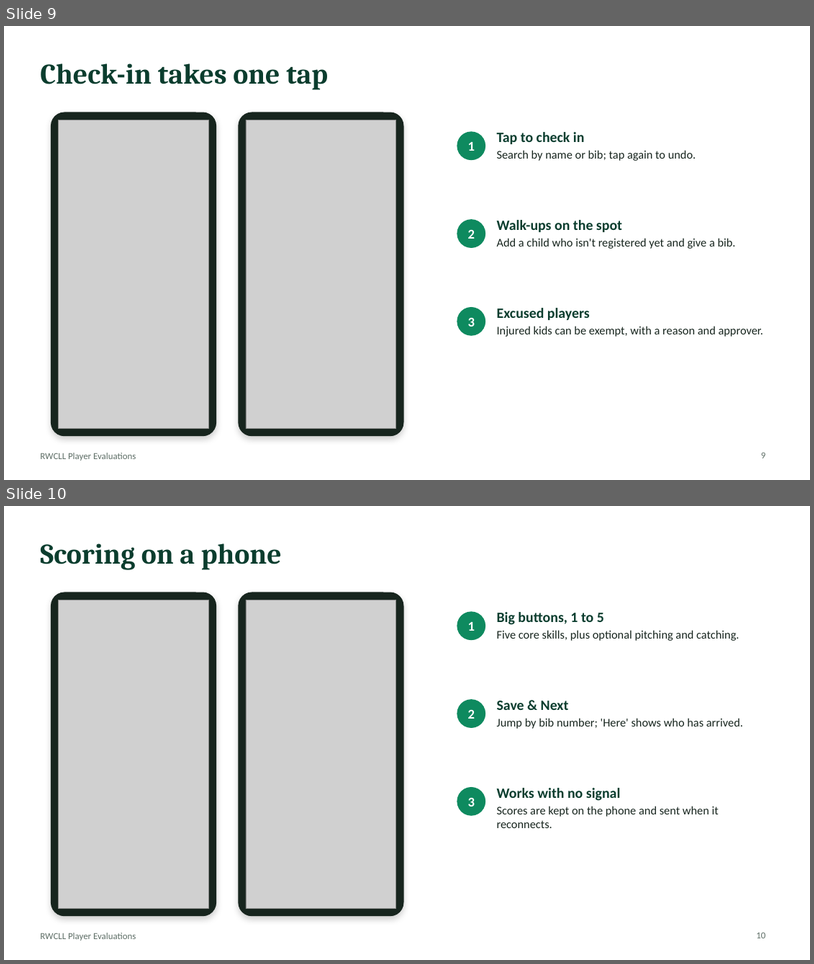
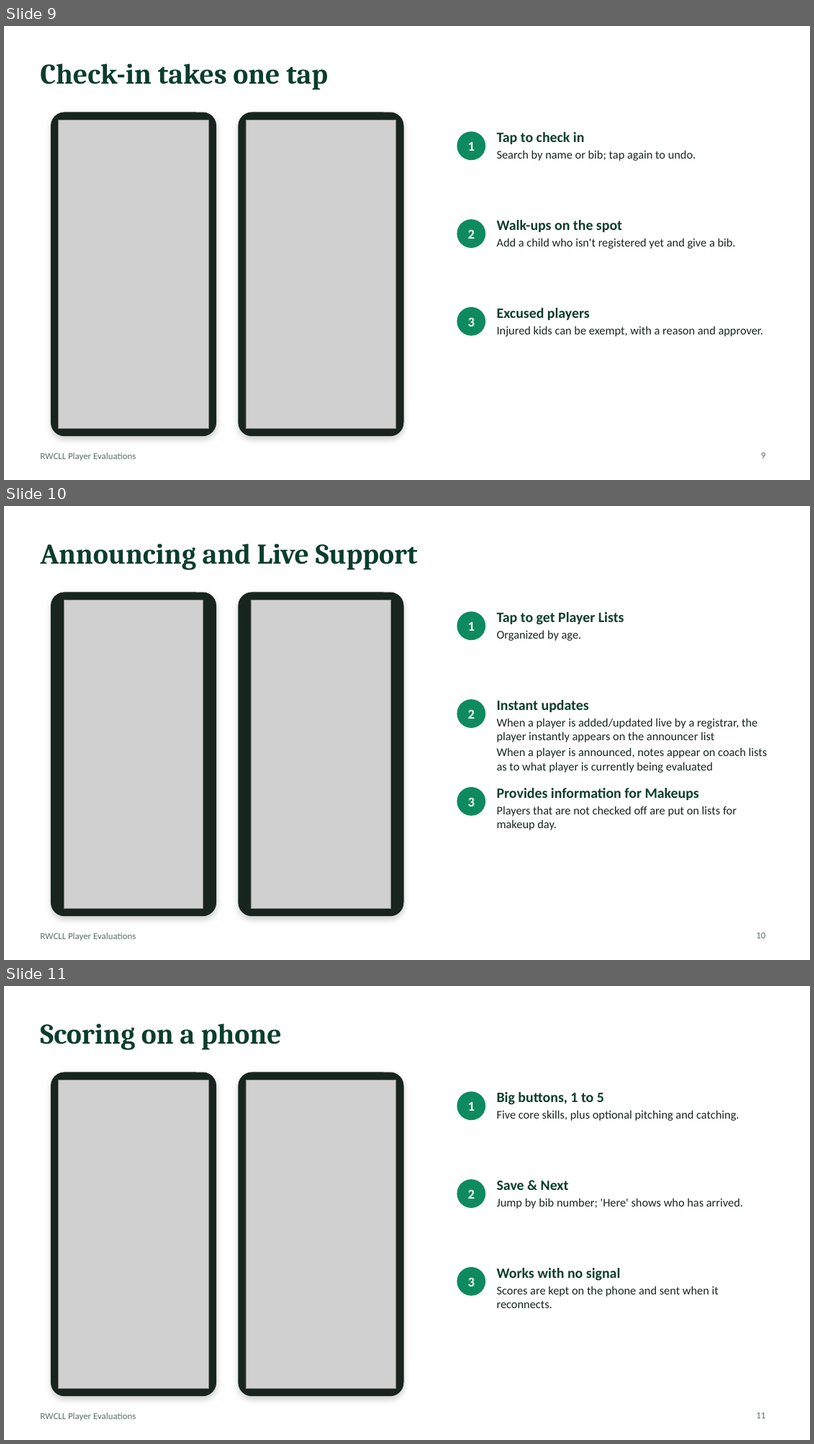
Before and after one commit to rwclldb/rwcll-player-evaluations, a slide deck: docs/board-demo/RWCLL-Player-Evaluations-Board.pptx. Shown one above the other, each under a label of ours: slides 9 and 10 before the commit, slides 9, 10 and 11 after it. The pictures are 814x964 and 814x1444 pixels, drawn with LibreOffice and Linux fonts; fonts in the diff are those of the drawing; grey boxes stand for pictures. Boxes give left, top, right and bottom in pixels: in the first picture for what was removed or moved away, otherwise in the second. Text is boxed around its words. In the diff, an @@ line names an element or a change of style, - is before the commit and + after.

Commit message:
Updated powerpoint with Announcer

```diff
--- a/docs/board-demo/RWCLL-Player-Evaluations-Board.pptx
+++ b/docs/board-demo/RWCLL-Player-Evaluations-Board.pptx
@@ slide 10 added at (4, 506, 810, 960), background #FFFFFF; not listed: 1 template element that a slide beside it also shows @@
@@ title added at (40, 543, 418, 570), 34 pt, text #0B3D2E, bold @@
+Announcing and Live Support
@@ rounded rectangle added at (52, 592, 216, 916), fill #17251E, outline #17251E 1 pt @@
@@ picture added at (64, 600, 203, 908) @@
@@ rounded rectangle added at (239, 592, 404, 916), fill #17251E, outline #17251E 1 pt @@
@@ picture added at (251, 600, 391, 908) @@
@@ ellipse added at (458, 612, 486, 640), fill #0E8A5F, outline #0E8A5F 1 pt @@
@@ text added at (497, 612, 625, 641), 17 pt, text #0B3D2E, bold @@
+Tap to get Player Lists
+Organized by age.
@@ text added at (468, 622, 475, 631), 16 pt, text #FFFFFF, bold @@
+1
@@ ellipse added at (458, 700, 486, 728), fill #0E8A5F, outline #0E8A5F 1 pt @@
@@ text added at (497, 700, 768, 772), 14 pt, text #17251E @@
+Instant updates
+When a player is added/updated live by a registrar, the player instantly appears on the announcer list
+When a player is announced, notes appear on coach lists as to what player is currently being evaluated
@@ text added at (468, 709, 475, 718), 16 pt, text #FFFFFF, bold @@
+2
@@ ellipse added at (458, 788, 486, 815), fill #0E8A5F, outline #0E8A5F 1 pt @@
@@ text added at (468, 797, 475, 806), 16 pt, text #FFFFFF, bold @@
+3
@@ text added at (497, 788, 737, 830), 14 pt, text #17251E @@
+Provides information for Makeups
+Players that are not checked off are put on lists for makeup day.
@@ page number added at (756, 932, 766, 938), 11 pt, text #5E6E66 @@
+10
@@ what was slide 10 is now slide 11 @@
@@ page number at (756, 1412, 766, 1418): text changed @@
-10
+11
```
Also in this commit, not shown: 1 slide changed.
